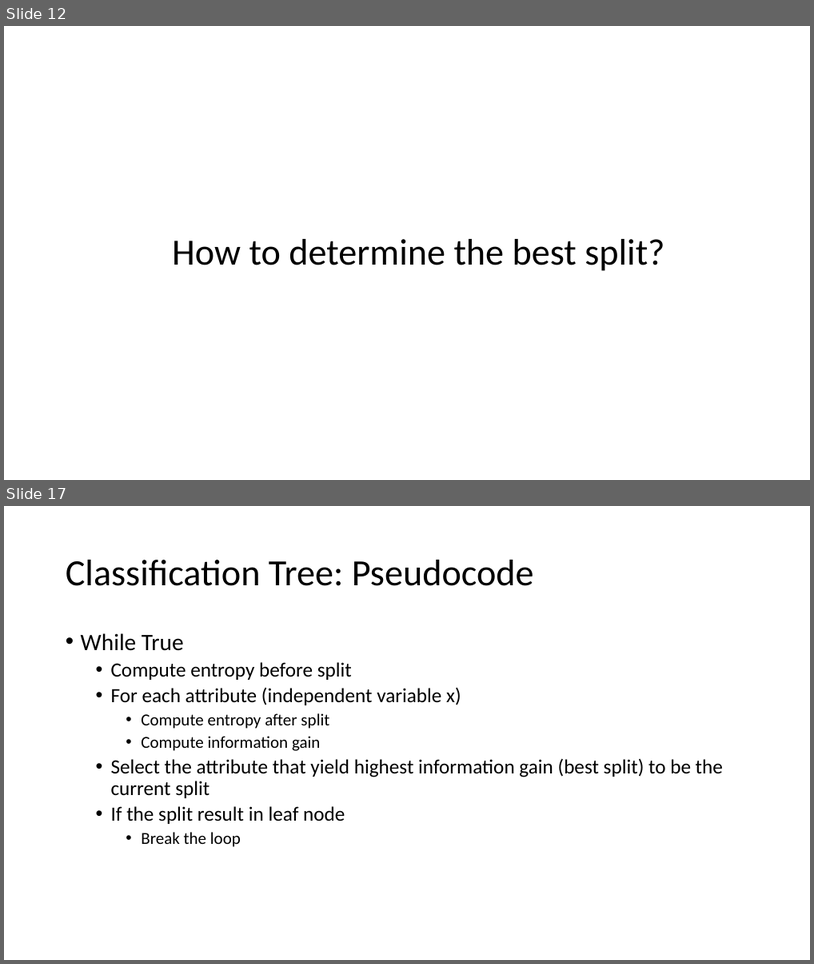
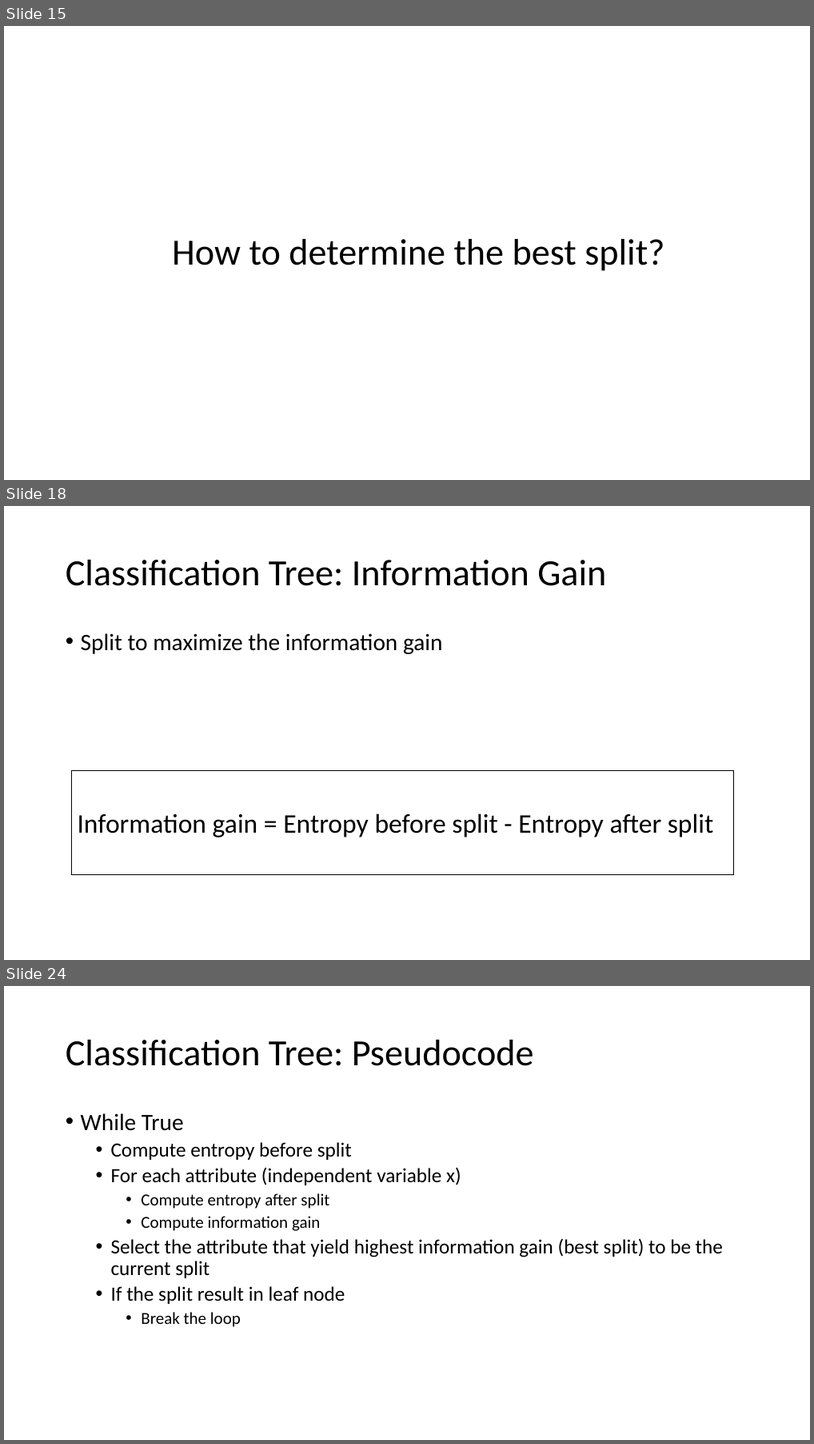
Before and after one commit to gucino/Machine-Learning, a slide deck: Decision_tree_and_Random_forest.pptx. Shown one above the other, each under a label of ours: slides 12 and 17 before the commit, slides 15, 18 and 24 after it; the slides between them are not shown. The pictures are 814x964 and 814x1444 pixels, drawn with LibreOffice and Linux fonts; fonts in the diff are those of the drawing. Boxes give left, top, right and bottom in pixels: in the first picture for what was removed or moved away, otherwise in the second. Text is boxed around its words. In the diff, an @@ line names an element or a change of style, - is before the commit and + after.

```diff
--- a/Decision_tree_and_Random_forest.pptx
+++ b/Decision_tree_and_Random_forest.pptx
@@ slide 18 added at box(4, 506, 810, 960), background #000000 @@
@@ title added at box(66, 560, 606, 586), 44 pt, text #FFFFFF @@
+Classification Tree: Information Gain
@@ text added at box(81, 633, 443, 654), 28 pt, text #FFFFFF @@
+• Split to maximize the information gain
@@ rectangle added at box(71, 771, 734, 875), outline #FFFFFF 0.75 pt, 32 pt, text #FFFFFF @@
+Information gain = Entropy before split - Entropy after split
@@ what was slide 12 is now slide 15 @@
@@ what was slide 17 is now slide 24 @@
```
Also in this commit, not shown: 9 slides changed, 15 other slides added, 1 slide removed.
